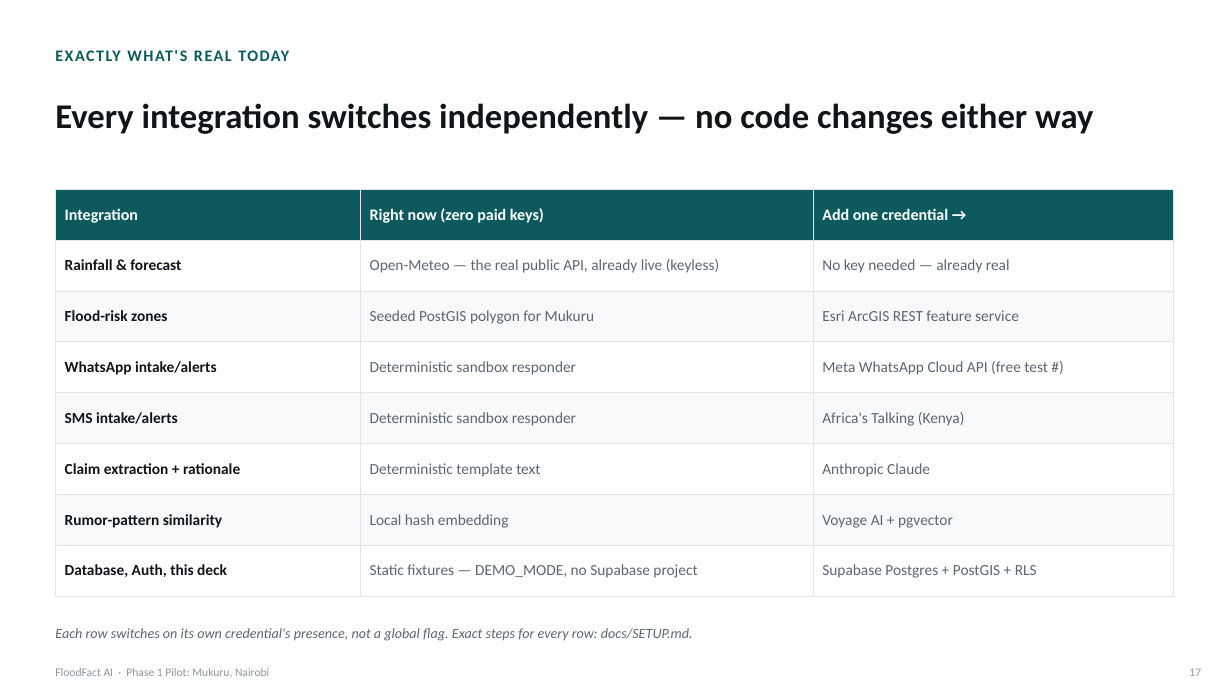
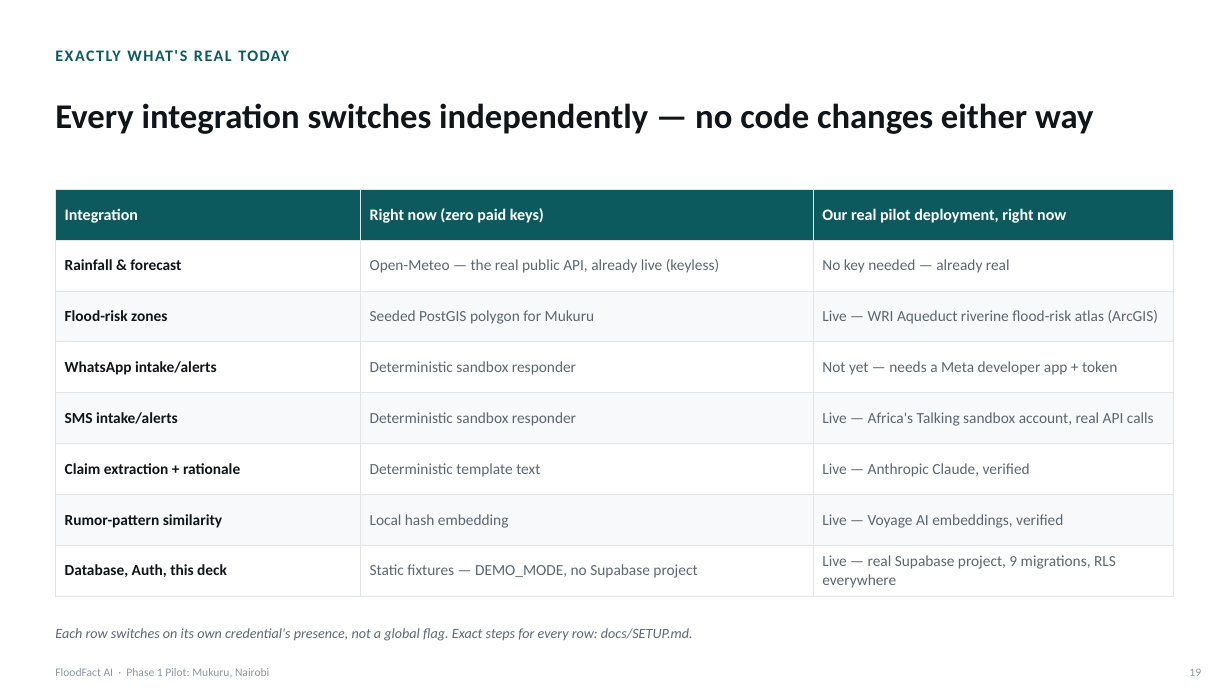
Before and after one commit to VinceOdundo/FloodfactAI, a slide deck: slide 20 of docs/submission/FloodFact-AI-Demonstration.pptx (slide 18 before the commit). Drawn at 1232x693 pixels with LibreOffice and Linux fonts; fonts in the diff are those of the drawing. Boxes give left, top, right and bottom in pixels: in the first picture for what was removed or moved away, otherwise in the second. Text is boxed around its words. In the diff, an @@ line names an element or a change of style, - is before the commit and + after.

```diff
--- a/docs/submission/FloodFact-AI-Demonstration.pptx
+++ b/docs/submission/FloodFact-AI-Demonstration.pptx
@@ table at [55, 189, 1174, 592] @@
-row 1, column 3: Add one credential →
+row 1, column 3: Our real pilot deployment, right now
-row 3, column 3: Esri ArcGIS REST feature service
+row 3, column 3: Live — WRI Aqueduct riverine flood-risk atlas (ArcGIS)
-row 4, column 3: Meta WhatsApp Cloud API (free test #)
+row 4, column 3: Not yet — needs a Meta developer app + token
-row 5, column 3: Africa's Talking (Kenya)
+row 5, column 3: Live — Africa's Talking sandbox account, real API calls
-row 6, column 3: Anthropic Claude
+row 6, column 3: Live — Anthropic Claude, verified
-row 7, column 3: Voyage AI + pgvector
+row 7, column 3: Live — Voyage AI embeddings, verified
-row 8, column 3: Supabase Postgres + PostGIS + RLS
+row 8, column 3: Live — real Supabase project, 9 migrations, RLS everywhere
@@ text at [1189, 668, 1201, 676]: text changed @@
-17
+19
```
Also in this commit, not shown: 16 other slides changed, 2 slides added, 12 other files.
